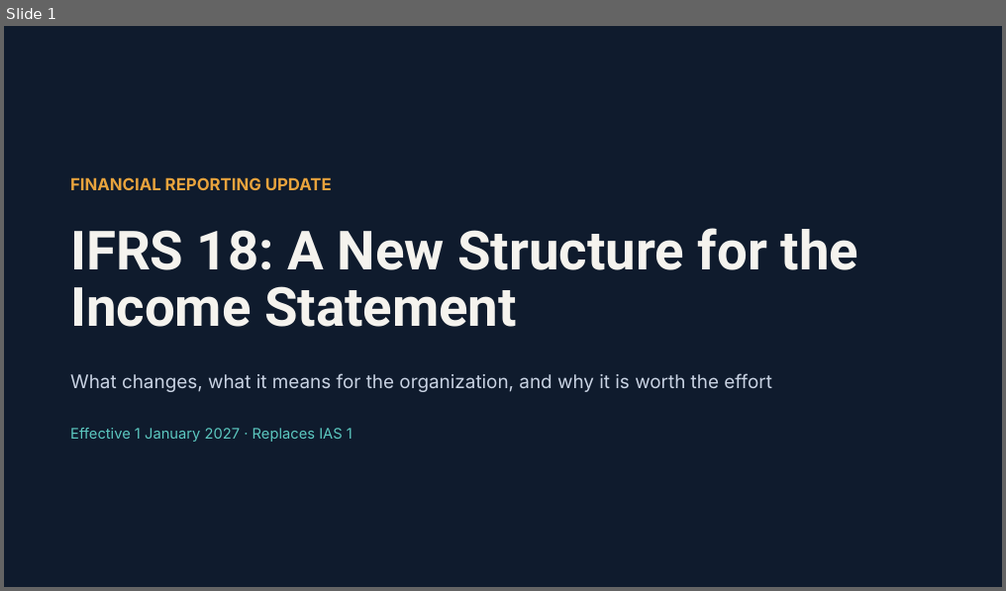
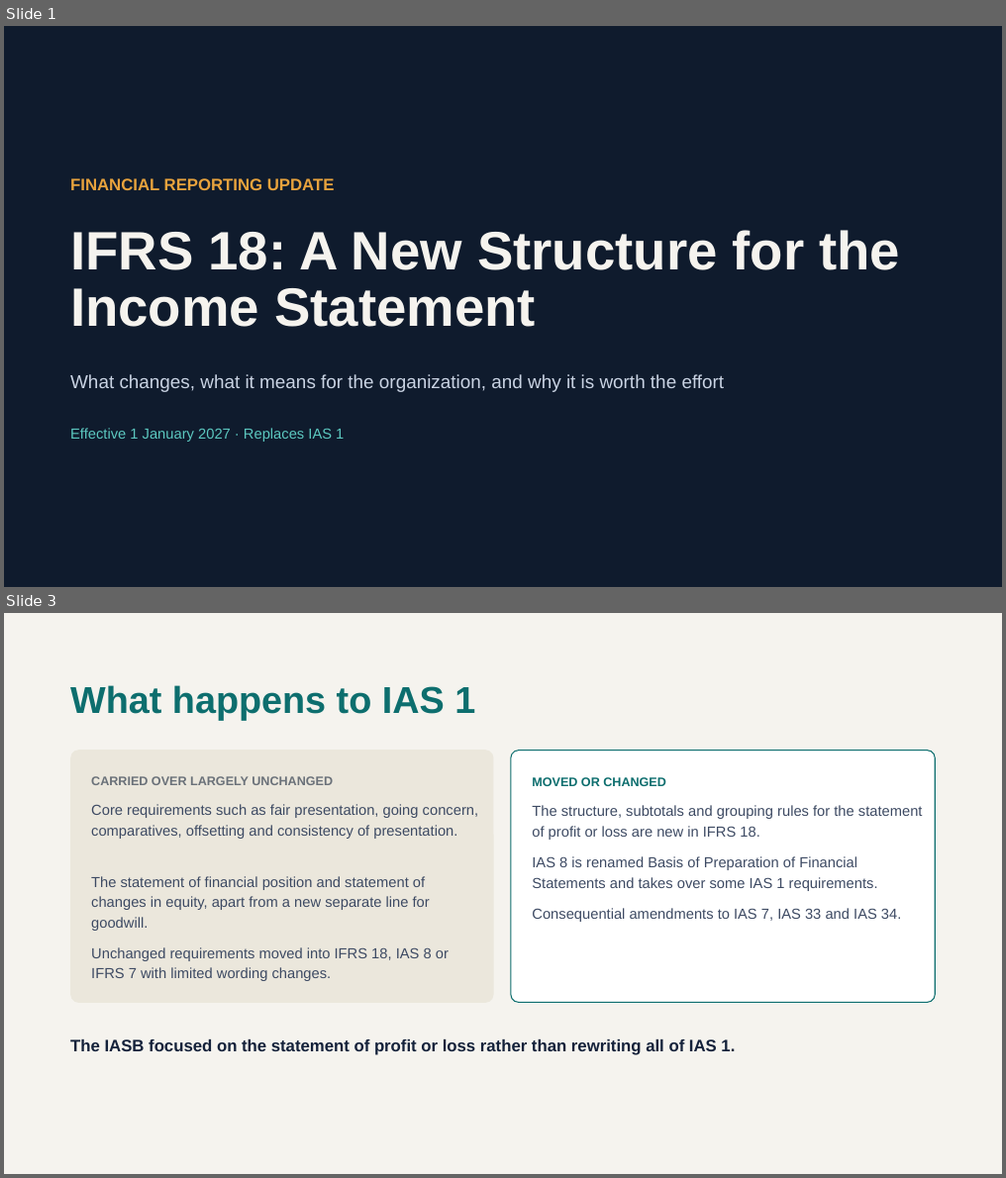
Before and after one commit to arbazm226/arbaz-portfolio, a slide deck: public/Documents/IFRS-18-Changes-Impact-and-Benefits.pptx. Shown one above the other, each under a label of ours: slide 1 before the commit, slides 1 and 3 after it; the slides between them are not shown. The pictures are 1006x591 and 1006x1178 pixels, drawn with LibreOffice and Linux fonts; fonts in the diff are those of the drawing. Boxes give left, top, right and bottom in pixels: in the first picture for what was removed or moved away, otherwise in the second. Text is boxed around its words. In the diff, an @@ line names an element or a change of style, - is before the commit and + after.

Commit message:
Update IFRS 18 presentation

```diff
--- a/public/Documents/IFRS-18-Changes-Impact-and-Benefits.pptx
+++ b/public/Documents/IFRS-18-Changes-Impact-and-Benefits.pptx
@@ slide 3 added at [4,613,1002,1174], background #F5F3EE @@
@@ title added at [70,685,475,720], 36 pt, text #0D6E6E, bold @@
+What happens to IAS 1
@@ rounded rectangle added at [70,750,494,1003], fill #EBE7DC @@
@@ rounded rectangle added at [511,750,936,1002], fill #FFFFFF, outline #0D6E6E 1 pt @@
@@ text added at [91,776,333,785], 12 pt, text #6A7179, bold @@
+CARRIED OVER LARGELY UNCHANGED
@@ text added at [532,777,666,786], 12 pt, text #0D6E6E, bold @@
+MOVED OR CHANGED
@@ text added at [91,804,478,839], 14 pt, text #3D4A63 @@
+Core requirements such as fair presentation, going concern, comparatives, offsetting and consistency of presentation.
@@ text added at [532,805,923,840], 14 pt, text #3D4A63 @@
+The structure, subtotals and grouping rules for the statement of profit or loss are new in IFRS 18.
@@ text added at [91,876,430,931], 14 pt, text #3D4A63 @@
+The statement of financial position and statement of changes in equity, apart from a new separate line for goodwill.
@@ text added at [532,857,878,891], 14 pt, text #3D4A63 @@
+IAS 8 is renamed Basis of Preparation of Financial Statements and takes over some IAS 1 requirements.
@@ text added at [532,908,901,922], 14 pt, text #3D4A63 @@
+Consequential amendments to IAS 7, IAS 33 and IAS 34.
@@ text added at [91,948,449,981], 14 pt, text #3D4A63 @@
+Unchanged requirements moved into IFRS 18, IAS 8 or IFRS 7 with limited wording changes.
@@ text added at [70,1040,735,1056], 16 pt, text #14213A, bold @@
+The IASB focused on the statement of profit or loss rather than rewriting all of IAS 1.
@@ slide 1 changed as well @@
@@ title "IFRS 18: A New Structure ..." at [70,230,900,327]: font Roboto to Arial @@
@@ font Inter to Arial in 3 elements at [70,178,335,190], [70,374,725,392], [70,428,344,442] @@
```
Also in this commit, not shown: 3 other slides changed, 8 other slides added, 2 slides removed.
